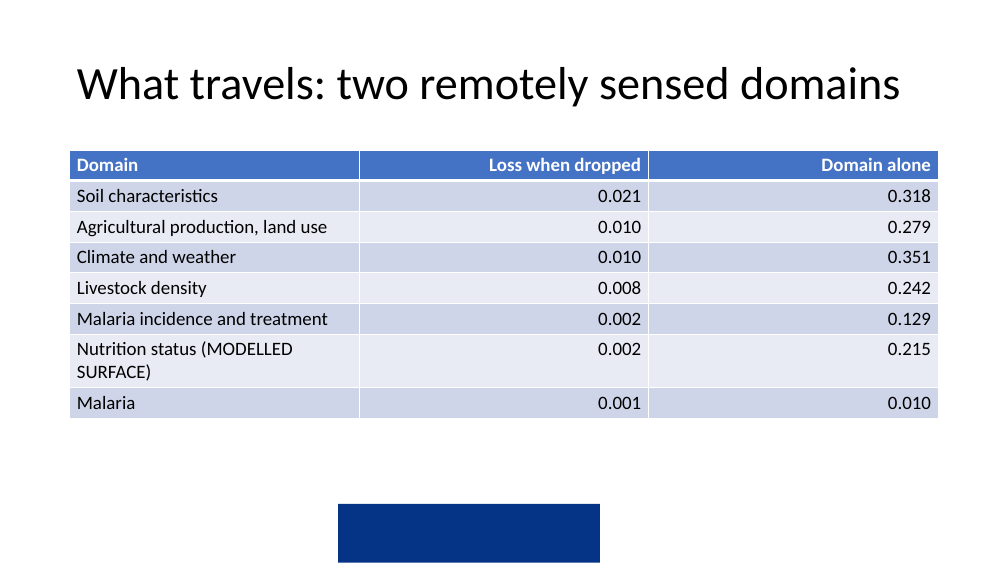
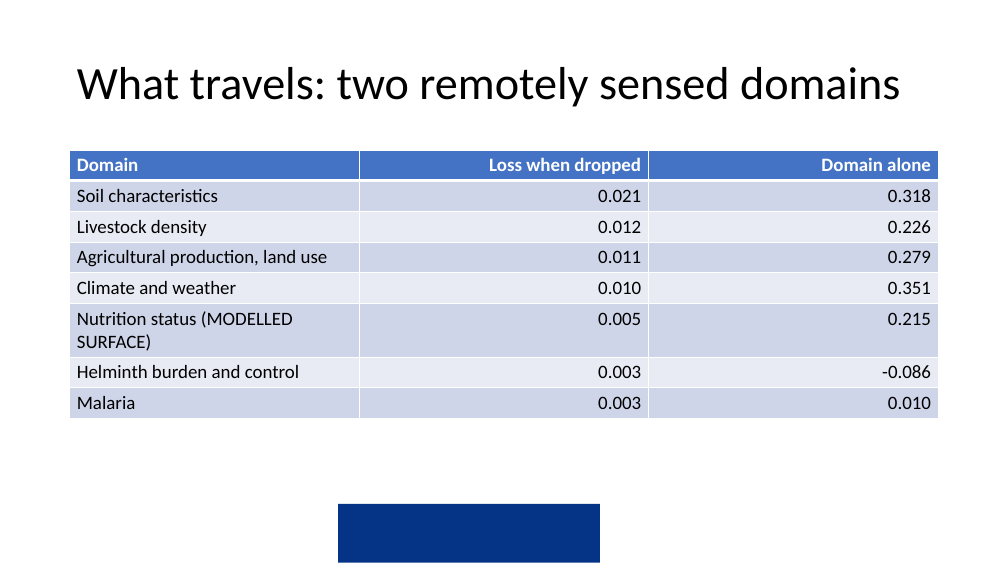
Before and after one commit to amertens/mn-prediction, a slide deck: slide 18 of docs/slides/MN-proxy-Ghana-presentation-2026-09.pptx. Drawn at 1008x567 pixels with LibreOffice and Linux fonts; fonts in the diff are those of the drawing; background and template pictures are left out. Boxes give left, top, right and bottom in pixels: in the first picture for what was removed or moved away, otherwise in the second. Text is boxed around its words. In the diff, an @@ line names an element or a change of style, - is before the commit and + after.

```diff
--- a/docs/slides/MN-proxy-Ghana-presentation-2026-09.pptx
+++ b/docs/slides/MN-proxy-Ghana-presentation-2026-09.pptx
@@ table at (70, 150, 938, 510) @@
-row 3: Agricultural production, land use | 0.010 | 0.279
+row 3: Livestock density | 0.012 | 0.226
+row 4: Agricultural production, land use | 0.011 | 0.279
-row 5: Livestock density | 0.008 | 0.242
-row 6: Malaria incidence and treatment | 0.002 | 0.129
-row 7: Nutrition status (MODELLED SURFACE) | 0.002 | 0.215
-row 8: Malaria | 0.001 | 0.010
+row 6: Nutrition status (MODELLED SURFACE) | 0.005 | 0.215
+row 7: Helminth burden and control | 0.003 | -0.086
+row 8: Malaria | 0.003 | 0.010
```
Also in this commit, not shown: 6 other slides changed, 59 other files.
